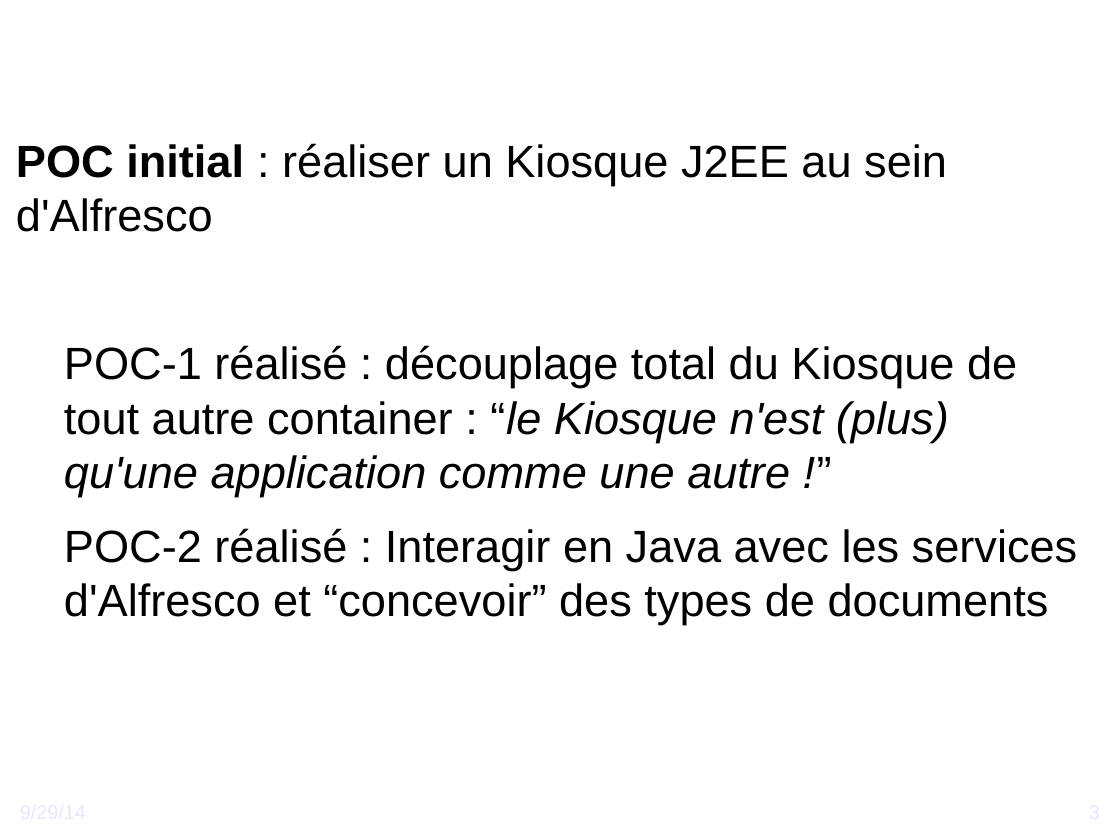
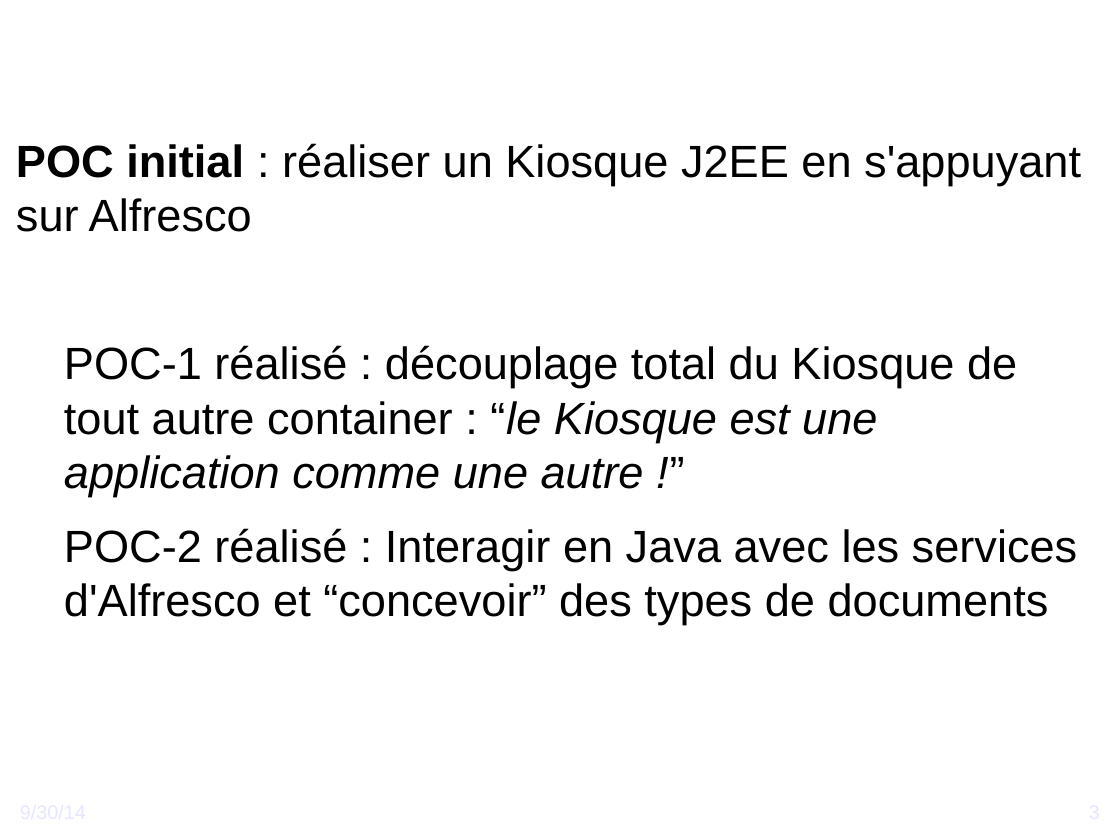
Before and after one commit to DSI-Ville-Noumea/sirh-kiosque-j2ee-old, a slide deck: slide 3 of src/site/resources/Vers_un_Kiosque_RH_J2EE.odp. Drawn at 1120x840 pixels with LibreOffice and Linux fonts; fonts in the diff are those of the drawing; background and template pictures are left out. Boxes give left, top, right and bottom in pixels: in the first picture for what was removed or moved away, otherwise in the second. Text is boxed around its words. In the diff, an @@ line names an element or a change of style, - is before the commit and + after.

```diff
--- a/src/site/resources/Vers_un_Kiosque_RH_J2EE.odp
+++ b/src/site/resources/Vers_un_Kiosque_RH_J2EE.odp
@@ text at bbox=[16, 143, 1081, 496]: text changed @@
-POC initial : réaliser un Kiosque J2EE au sein d'Alfresco
-✓ POC-1 réalisé : découplage total du Kiosque de tout autre container : “le Kiosque n'est (plus) qu'une application comme une autre !”
+POC initial : réaliser un Kiosque J2EE en s'appuyant sur Alfresco
+✓ POC-1 réalisé : découplage total du Kiosque de tout autre container : “le Kiosque est une application comme une autre !”
@@ text at bbox=[20, 800, 383, 839]: text changed @@
-9/29/14
+9/30/14
```
Also in this commit, not shown: 41 other slides changed.
